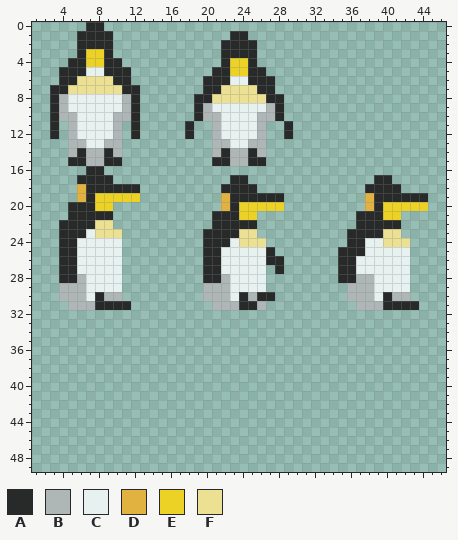
Two states of a pixel-art sprite, assets/penguin.png. This is how it looked before the edit.
The file is 64x64 pixels. Pixels under 10% opacity are left out. Shown: x 1..46, y 0..49.
Palette (. is transparent): A #282a2a  B #afb7b6  C #e7f1f0  D #e1b240  E #ecd224  F #ece193
Pixels before, first column x 3:
 0 ....AA....................................
 1 ...AAAA.............AA....................
 2 ...AAAA............AAAA...................
 3 ...AEEA............AAAA...................
 4 ..AAEEAA...........AEEA...................
 5 .AAACCAAA.........AAEEAA..................
 6 .AAFFFFAA........AAACCAAA.................
 7 AAFFFFFFAA.......AAFFFFAA.................
 8 ABCCCCCCBA......AAFFFFFFAA................
 9 ABCCCCCCBA......ABCCCCCCBA................
10 ABBCCCCBBA......ABBCCCCBBA................
11 A.BCCCCB.A.....A..BCCCCB..A...............
12 A.BCCCCB.A.....A..BCCCCB..A...............
13 ..BBCCBB..........BBCCBB..................
14 ..BABBAB..........BABBAB..................
15 ..AABBAA..........AABBAA..................
16 ....AA....................................
17 ...AAAA.............AA..............AA....
18 ...DAAAAAA.........AAAA............AAAA...
19 ...DAEEEEE.........DAAAAAA.........DAAAAAA
20 ..AAAEE............DAEEEEE.........DAEEEEE
21 ..AAAAA...........AAAEE...........AAAEE...
22 .AAAAFF...........AAAAA...........AAAAA...
23 .AAACFFF.........AAAAFF..........AAAAFF...
24 .AACCCCC.........AAACFFF.........AACCFFF..
25 .AACCCCC.........AACCCCCA.......AAACCCCC..
26 .AACCCCC.........AACCCCCAA......AACCCCCC..
27 .AACCCCC.........AACCCCC.A......AACCCCCC..
28 .AABCCCC.........AABCCCC........AABBCCCC..
29 .BBBCCCC.........BBBCCCC.........BBBCCCC..
30 .BBBCABB.........BBBCABAA........BBBCABB..
31 ..BBBAAAA.........BBBAAB..........BBBAAAA.
Now the later version:
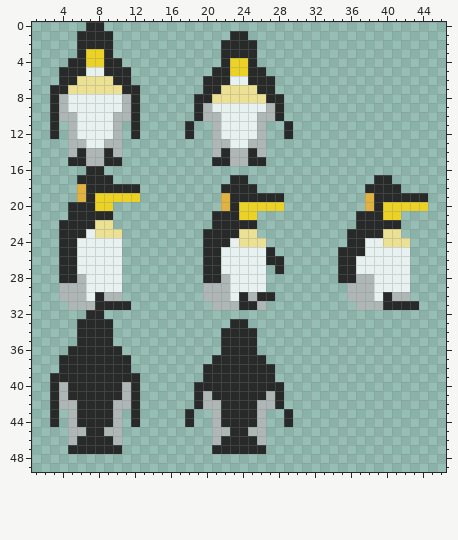
From old to new:
y 32: x 7..8 .. -> AA
y 33: x 6..9 .... -> AAAA; x 23..24 .. -> AA
y 34..35: x 6..9 .... -> AAAA; x 22..25 .... -> AAAA
y 36: x 5..10 ...... -> AAAAAA; x 22..25 .... -> AAAA
y 37: x 4..11 ........ -> AAAAAAAA; x 21..26 ...... -> AAAAAA
y 38: x 4..11 ........ -> AAAAAAAA; x 20..27 ........ -> AAAAAAAA
y 39: x 3..12 .......... -> AAAAAAAAAA; x 20..27 ........ -> AAAAAAAA
y 40: x 3..12 .......... -> ABAAAAAABA; x 19..28 .......... -> AAAAAAAAAA
y 41: x 3..12 .......... -> ABAAAAAABA; x 19..28 .......... -> ABAAAAAABA
y 42: x 3..12 .......... -> ABBAAAABBA; x 19..28 .......... -> ABBAAAABBA
y 43..44: x 3 . -> A; x 5..10 ...... -> BAAAAB; x 12 . -> A; x 18 . -> A; x 21..26 ...... -> BAAAAB; x 29 . -> A
y 45: x 5..10 ...... -> BBAABB; x 21..26 ...... -> BBAABB
y 46: x 5..10 ...... -> BAAAAB; x 21..26 ...... -> BAAAAB
y 47: x 5..10 ...... -> AAAAAA; x 21..26 ...... -> AAAAAA
Pixel boxes of the changes (left, top, right, bottom) in both pictures:
added: (50, 310, 140, 454)
added: (185, 319, 293, 454)
